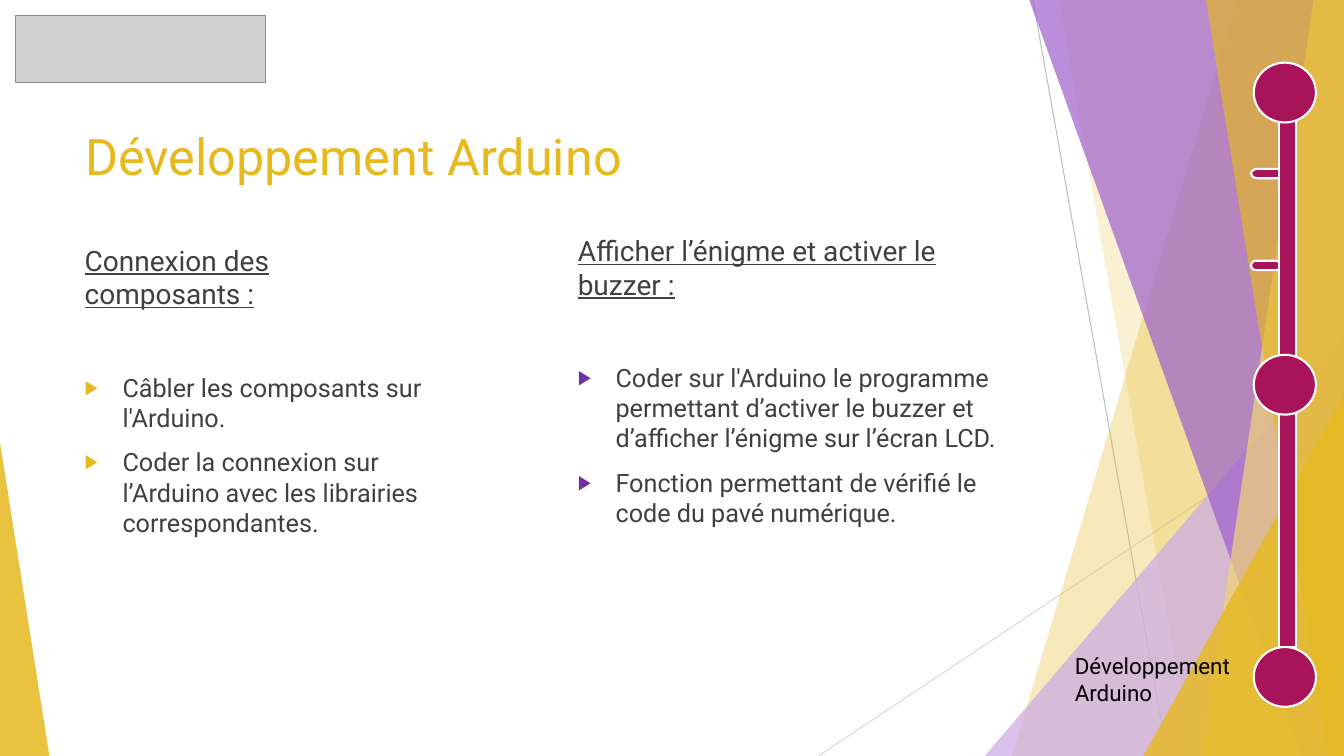
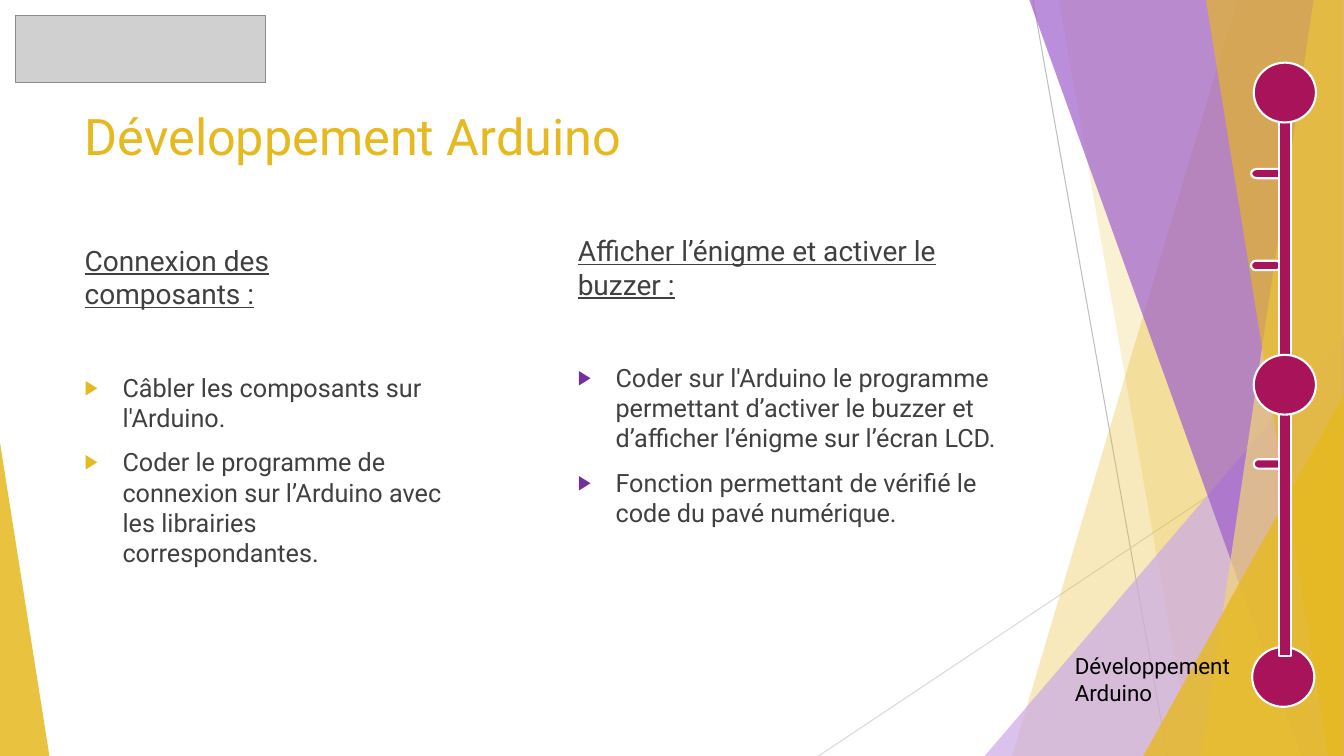
Before and after one commit to GuiguiMvn/Systeme-Escape-Game-Telethon, a slide deck: slide 7 of Cyril/Projet Théléton.pptx (slide 6 before the commit). Drawn at 1344x756 pixels with LibreOffice and Linux fonts; fonts in the diff are those of the drawing; grey boxes stand for pictures. Boxes give left, top, right and bottom in pixels: in the first picture for what was removed or moved away, otherwise in the second. Text is boxed around its words. In the diff, an @@ line names an element or a change of style, - is before the commit and + after.

```diff
--- a/Cyril/Projet Théléton.pptx
+++ b/Cyril/Projet Théléton.pptx
@@ text "Développement Arduino": place and size @@
-text "Développement Arduino" at [85, 137, 621, 186]
+text "Développement Arduino" at [85, 117, 621, 166]
@@ rectangle: place and size @@
-rectangle at [1279, 107, 1296, 646]
+rectangle at [1279, 107, 1291, 656]
@@ text at [123, 452, 441, 567]: text changed @@
-▶ Coder la connexion sur l’Arduino avec les librairies correspondantes.
+▶ Coder le programme de connexion sur l’Arduino avec les librairies correspondantes.
@@ pill shape added at [1254, 460, 1284, 469], fill #A8135A, outline #FFFFFF 1.5 pt @@
```
Also in this commit, not shown: 4 other slides changed, 1 slide added, 3 other files.
